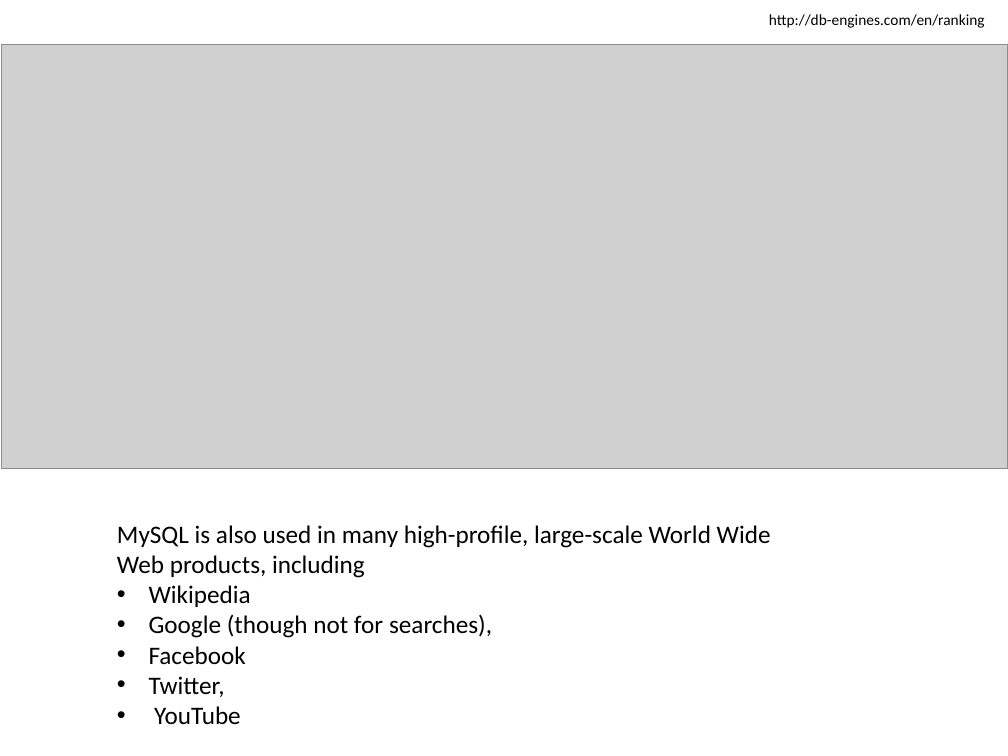
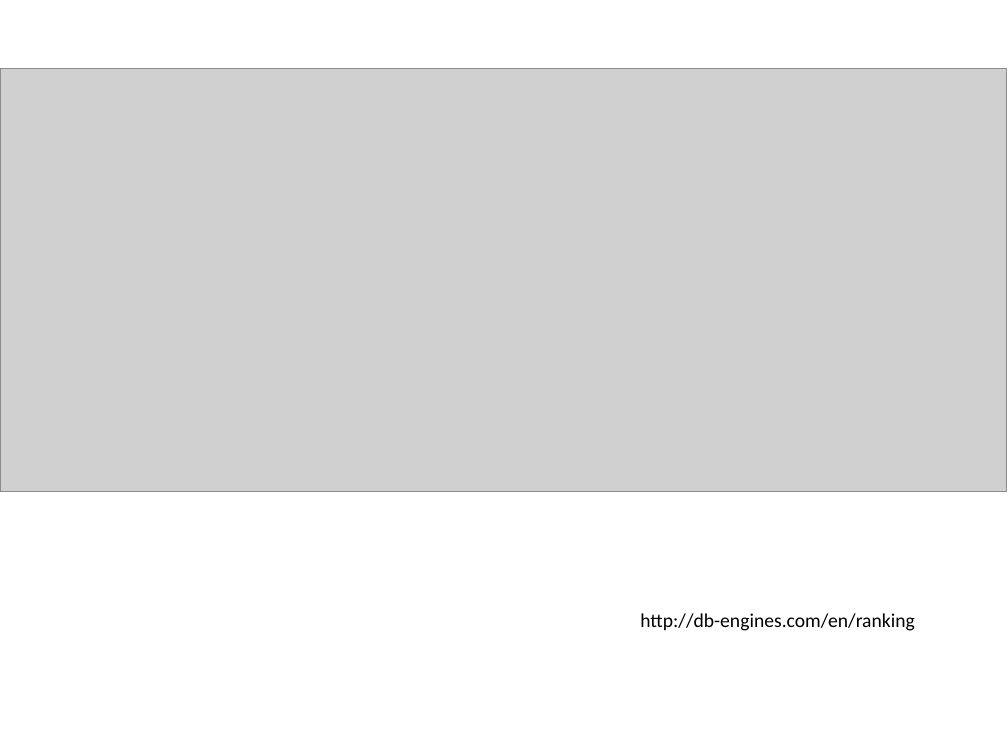
Before and after one commit to alicjasalamon/DB2, a slide deck: slide 3 of MySQL + Hibernate.pptx (slide 4 before the commit). Drawn at 1008x756 pixels with LibreOffice and Linux fonts; fonts in the diff are those of the drawing; grey boxes stand for pictures. Boxes give left, top, right and bottom in pixels: in the first picture for what was removed or moved away, otherwise in the second. Text is boxed around its words. In the diff, an @@ line names an element or a change of style, - is before the commit and + after.

```diff
--- a/MySQL + Hibernate.pptx
+++ b/MySQL + Hibernate.pptx
@@ picture: place and size @@
-picture at bbox=[2, 44, 1008, 468]
+picture at bbox=[0, 69, 1006, 492]
@@ text removed at bbox=[117, 525, 771, 724] @@
-MySQL is also used in many high-profile, large-scale World Wide Web products, including
-• Wikipedia
-• Google (though not for searches),
-• Facebook
-• Twitter,
-• YouTube
@@ title "http://db-engines.com/en/ranking": place and size @@
-title "http://db-engines.com/en/ranking" at bbox=[769, 14, 985, 28]
+title "http://db-engines.com/en/ranking" at bbox=[640, 613, 915, 631]
@@ title "http://db-engines.com/en/ranking" at bbox=[640, 613, 915, 631]: size 11 to 14 pt @@
```
Also in this commit, not shown: 4 other slides changed, 5 slides added, 3 slides removed, 1 other file.
